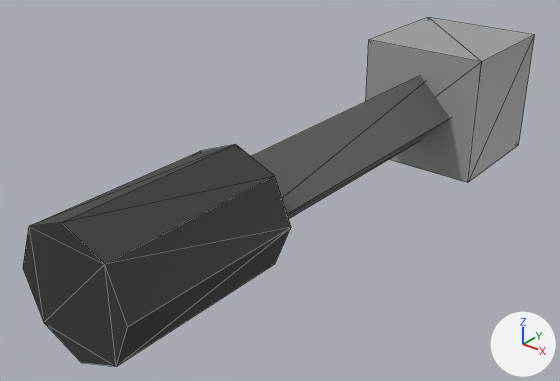
A saved change to the OBJ model project/resources/Models/enemy/enemySS01/enemyMuzzleSS01.obj.
Before and after are seen from a 50 mm camera at (1.72, -3.64, 1.3) aimed at (-0.13, -1.33, -0.13). Every picture has the same lights, and +X, +Y and +Z are marked at lower right. The picture after the commit comes second. Mesh edges are drawn as thin lines. Where no turn or scale is listed for an object, it has been applied to the vertices.

The scene before the commit, as lines of its bpy script (objects in view):
```python
mat_マテリアル_002 = principled_material('マテリアル.002')
mat_マテリアル_002.texture = img_color2_png
me_小型空中敵武器 = bpy.data.meshes.new('小型空中敵武器')
me_小型空中敵武器.from_pydata(...)  # 32 vertices, 48 faces; spans x -0.3..0.3, y -2.49..0.18, z -0.3..0.3
me_小型空中敵武器.materials.append(mat_マテリアル_002)  # picture img_color2_png
ob_小型空中敵武器 = bpy.data.objects.new('小型空中敵武器', me_小型空中敵武器)
ob_小型空中敵武器.location = (0.0, 0.0, 0.0)
```
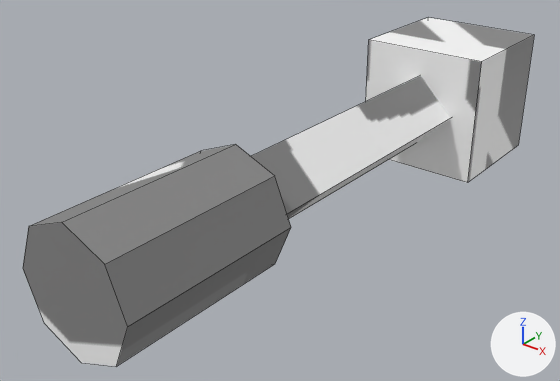
The newer file is also rescaled (x0.375) as a whole; pictures and numbers use the older file's frame.

Pixel boxes [x1, y1, x2, y2] of what changed, in the pictures (560 x 381 px):
'小型空中敵武器', surface changed (lighter): [23, 18, 534, 366] in both

The edits, one by one:
Picture 'color.png' (img_color_png) is new.
Material 'マテリアル.002' (mat_マテリアル_002) changes its picture from img_color2_png to img_color_png.
